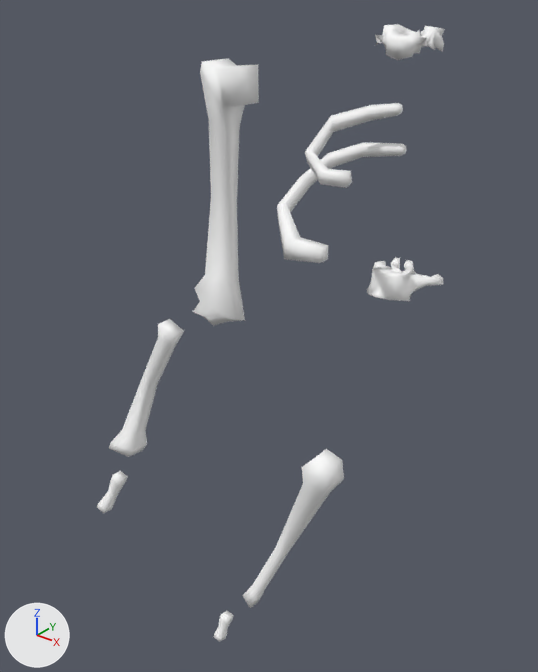
Two versions of the OBJ model StealWorks GameJam/Assets/Models/Bones/Bone_Spine_S.obj, one commit apart.
Before and after are seen from a camera (50 mm lens) standing at (7.43, -12.67, 35.41) and looking at (-3.94, 1.53, 26.61). Every picture has the same lights, and +X, +Y and +Z are marked at lower left. Where no turn or scale is listed for an object, it has been applied to the vertices.

In view in the first picture: 'BONES_ARM.R.002', 'BONES_ARM.R.003', 'BONES_ARM.R.004', 'BONES_ARM.R.013', 'BONES_ARM.R.019', 'BONES_RIBCAGE.006', 'BONES_RIBCAGE.010', 'BONES_SPINE.009', 'BONES_SPINE.018'.
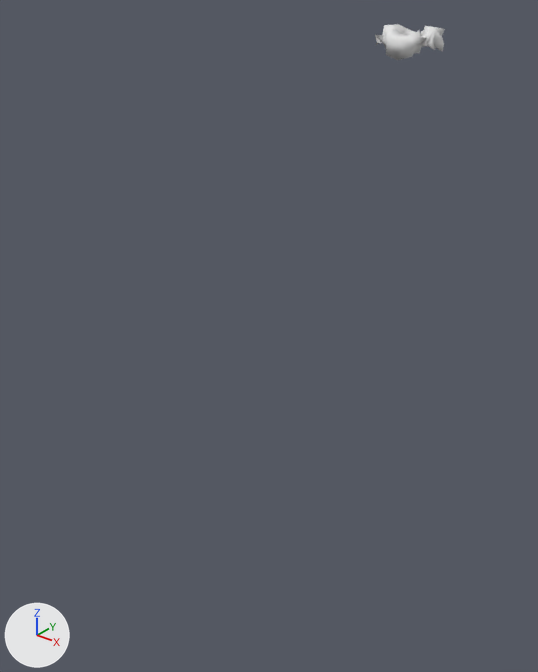
The newer file is also turned or shifted as a whole; pictures and numbers use the older file's frame.

Pixel boxes [x1, y1, x2, y2] of what changed, in the pictures (538 x 672 px):
'BONES_ARM.R.002', deleted: before [193, 58, 259, 326]
'BONES_ARM.R.004', deleted: before [243, 449, 344, 608]
'BONES_RIBCAGE.010', deleted: before [277, 142, 407, 263]
'BONES_ARM.R.003', deleted: before [109, 319, 184, 457]
'BONES_RIBCAGE.006', deleted: before [305, 103, 403, 188]
'BONES_SPINE.009', deleted: before [367, 257, 443, 301]
'BONES_ARM.R.013', deleted: before [97, 471, 128, 513]
'BONES_ARM.R.019', deleted: before [213, 611, 234, 641]

The edits, one by one:
Object 'BONES_ARM.R.002' (ob_bones_arm_r_002) is deleted.
Object 'BONES_ARM.R.003' (ob_bones_arm_r_003) is deleted.
Object 'BONES_ARM.R.004' (ob_bones_arm_r_004) is deleted.
Object 'BONES_ARM.R.013' (ob_bones_arm_r_013) is deleted.
Object 'BONES_ARM.R.019' (ob_bones_arm_r_019) is deleted.
Object 'BONES_RIBCAGE.006' (ob_bones_ribcage_006) is deleted.
Object 'BONES_RIBCAGE.010' (ob_bones_ribcage_010) is deleted.
Object 'BONES_SPINE.009' (ob_bones_spine_009) is deleted.
